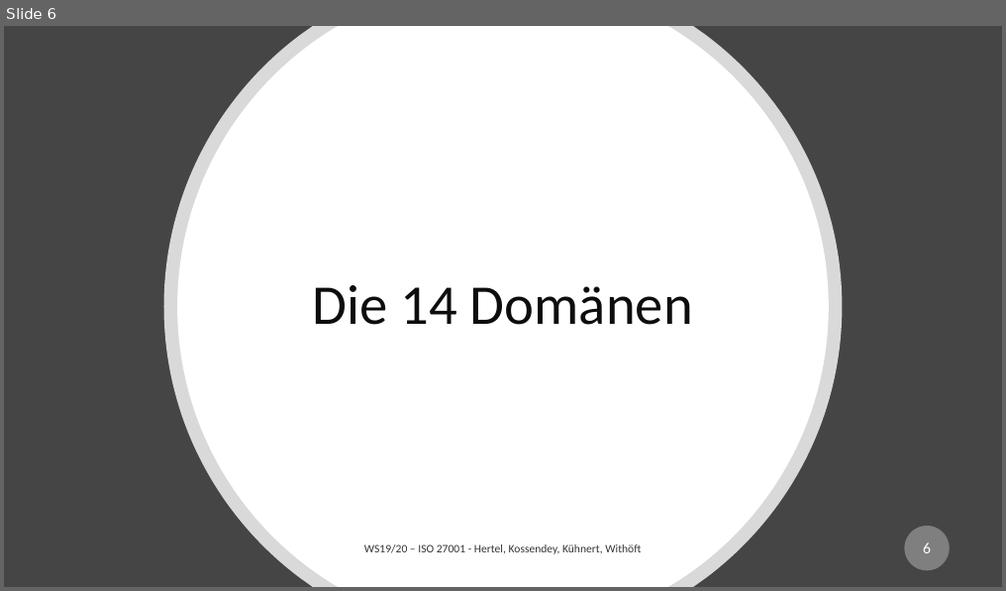
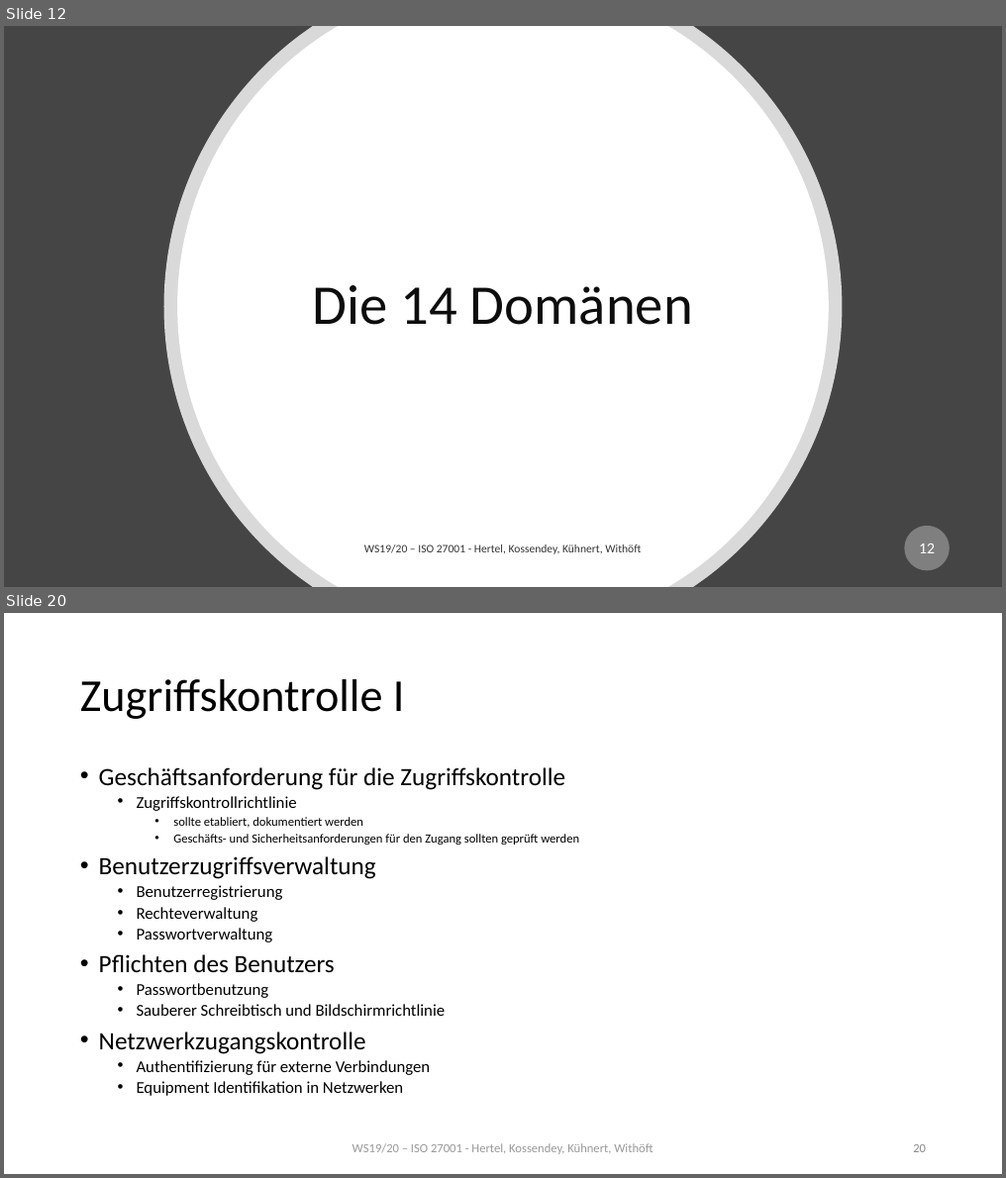
Before and after one commit to mwithoeft/SicherheitUndZuverlaessigkeit, a slide deck: merged.pptx. Shown one above the other, each under a label of ours: slide 6 before the commit, slides 12 and 20 after it; the slides between them are not shown. The pictures are 1006x591 and 1006x1178 pixels, drawn with LibreOffice and Linux fonts; fonts in the diff are those of the drawing. Boxes give left, top, right and bottom in pixels: in the first picture for what was removed or moved away, otherwise in the second. Text is boxed around its words. In the diff, an @@ line names an element or a change of style, - is before the commit and + after.

```diff
--- a/merged.pptx
+++ b/merged.pptx
@@ slide 20 added at (x1=4, y1=613, x2=1002, y2=1174), background #FFFFFF @@
@@ title added at (x1=80, y1=679, x2=405, y2=719), 44 pt, text #000000 @@
+Zugriffskontrolle I
@@ text added at (x1=99, y1=767, x2=579, y2=1096), 16 pt, text #000000 @@
+• Geschäftsanforderung für die Zugriffskontrolle
+  • Zugriffskontrollrichtlinie
+    • sollte etabliert, dokumentiert werden
+    • Geschäfts- und Sicherheitsanforderungen für den Zugang sollten geprüft werden
+• Benutzerzugriffsverwaltung
+  • Benutzerregistrierung
+  • Rechteverwaltung
+  • Passwortverwaltung
+• Pflichten des Benutzers
+  • Passwortbenutzung
+  • Sauberer Schreibtisch und Bildschirmrichtlinie
+• Netzwerkzugangskontrolle
+  • Authentifizierung für externe Verbindungen
+  • Equipment Identifikation in Netzwerken
@@ text added at (x1=352, y1=1144, x2=652, y2=1155), 12 pt, text #808080 at 80% opacity @@
+WS19/20 – ISO 27001 - Hertel, Kossendey, Kühnert, Withöft
@@ page number added at (x1=913, y1=1145, x2=926, y2=1153), 12 pt, text #8C8C8C @@
+20
@@ what was slide 6 is now slide 12 @@
@@ page number at (x1=919, y1=544, x2=935, y2=554): text changed @@
-6
+12
```
Also in this commit, not shown: 4 slides changed, 26 other slides added.
